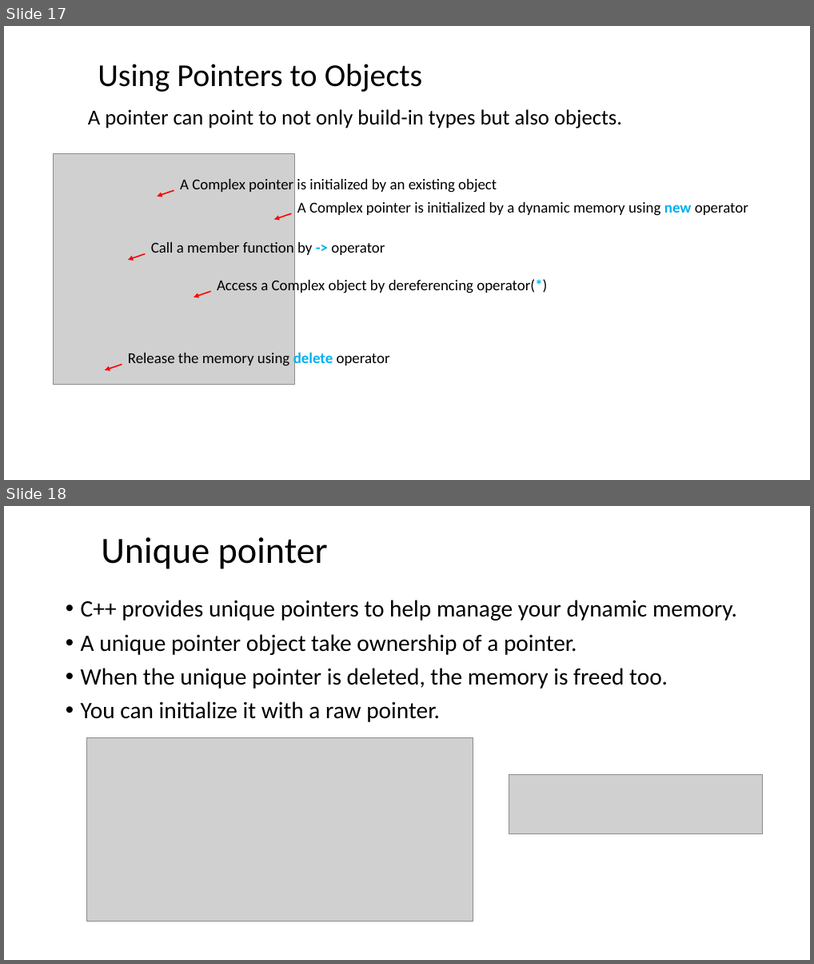
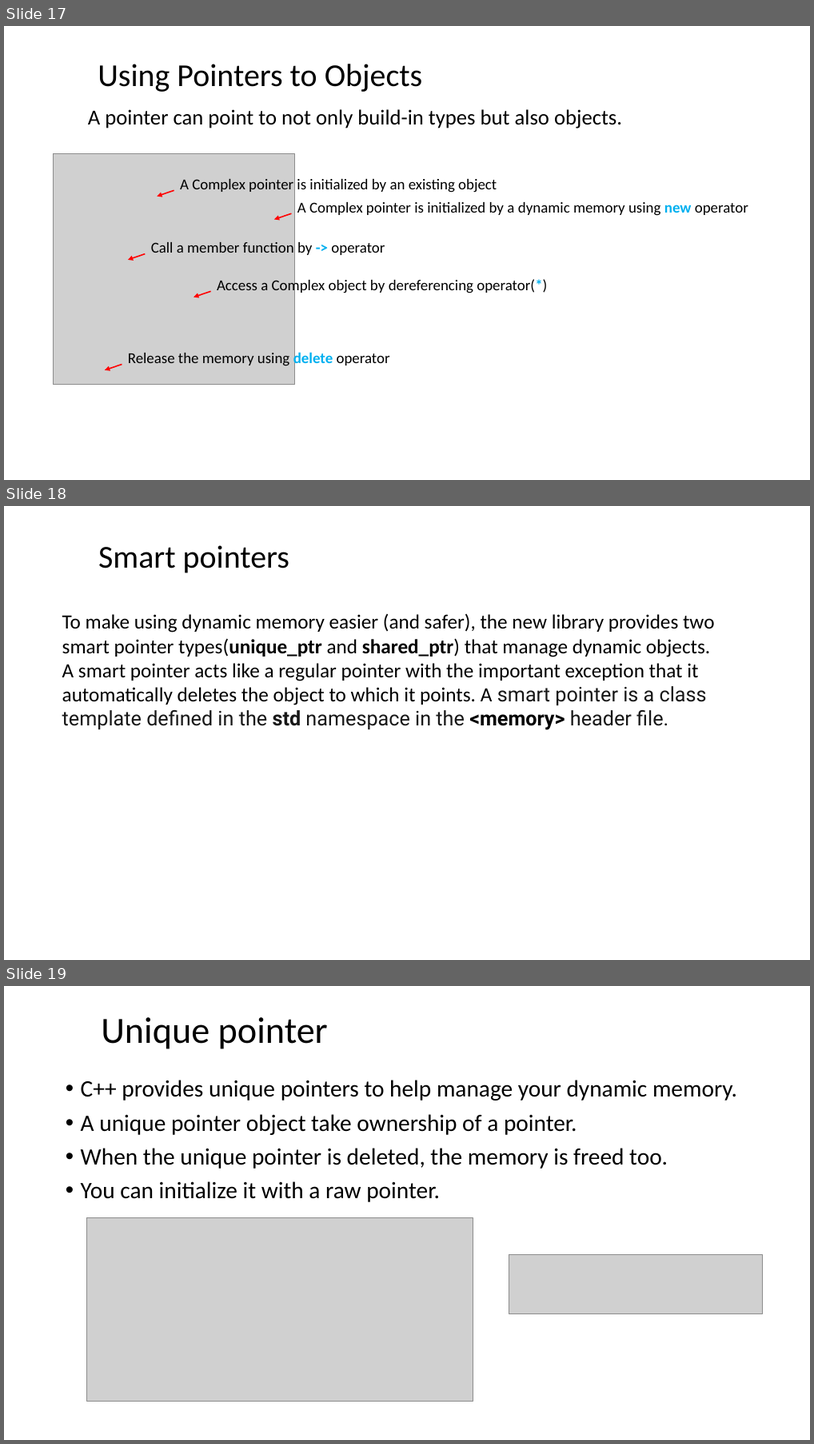
Before and after one commit to dayekuaipao/CPPLearning, a slide deck: week11/Lab11.pptx. Shown one above the other, each under a label of ours: slides 17 and 18 before the commit, slides 17, 18 and 19 after it. The pictures are 814x964 and 814x1444 pixels, drawn with LibreOffice and Linux fonts; fonts in the diff are those of the drawing; grey boxes stand for pictures; background and template pictures are left out. Boxes give left, top, right and bottom in pixels: in the first picture for what was removed or moved away, otherwise in the second. Text is boxed around its words. In the diff, an @@ line names an element or a change of style, - is before the commit and + after.

Commit message:
add page 18 in Lab11.pptx

```diff
--- a/week11/Lab11.pptx
+++ b/week11/Lab11.pptx
@@ slide 18 added at (4,506,810,960), background #FFFFFF @@
@@ title added at (98,545,290,573), 38 pt, text #000000 @@
+Smart pointers
@@ text added at (62,614,714,730), 24 pt, text #000000 @@
+To make using dynamic memory easier (and safer), the new library provides two
+smart pointer types(unique_ptr and shared_ptr) that manage dynamic objects.
+A smart pointer acts like a regular pointer with the important exception that it
+automatically deletes the object to which it points. A smart pointer is a class
+template defined in the std namespace in the <memory> header file.
@@ what was slide 18 is now slide 19 @@
```
Also in this commit, not shown: 1 slide changed.
